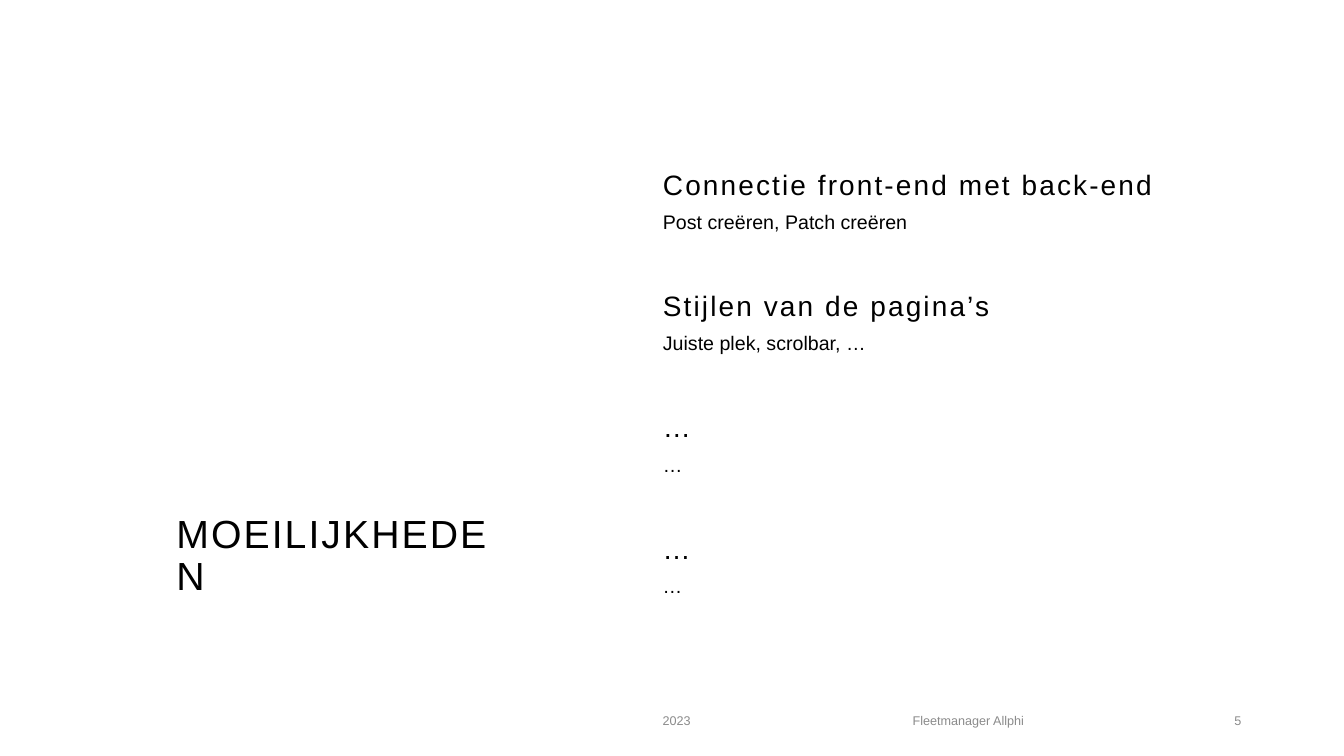
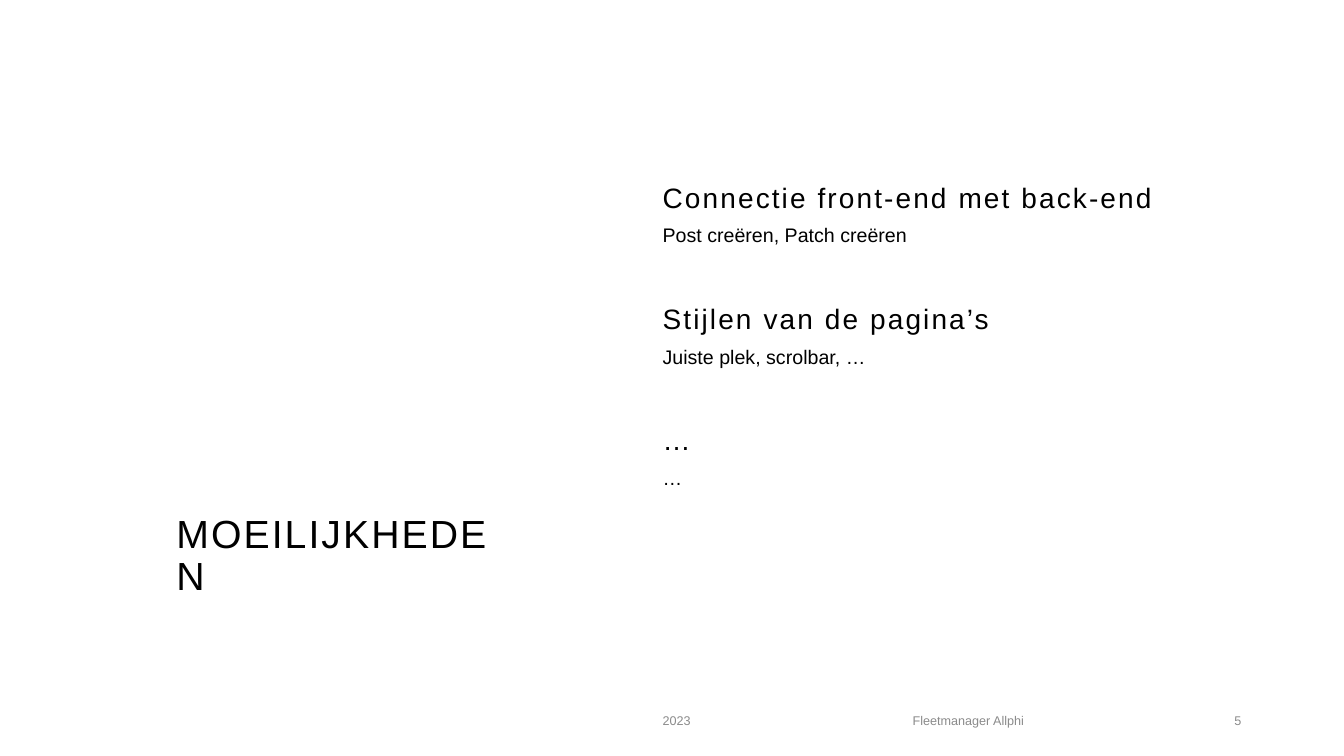
Before and after one commit to Andyke87/Groep4Fleetmanager, a slide deck: slide 5 of Fleetmanager.pptx. Drawn at 1344x756 pixels with LibreOffice and Linux fonts; fonts in the diff are those of the drawing; background and template pictures are left out. Boxes give left, top, right and bottom in pixels: in the first picture for what was removed or moved away, otherwise in the second. Text is boxed around its words. In the diff, an @@ line names an element or a change of style, - is before the commit and + after.

Commit message:
update ppt

```diff
--- a/Fleetmanager.pptx
+++ b/Fleetmanager.pptx
@@ 6 texts: place and size @@
-6 texts at box(653, 174, 1252, 509)
+6 texts at box(652, 187, 1251, 522)
@@ text removed at box(652, 532, 1251, 573) @@
-…
@@ text removed at box(652, 569, 1251, 630) @@
-…
```
